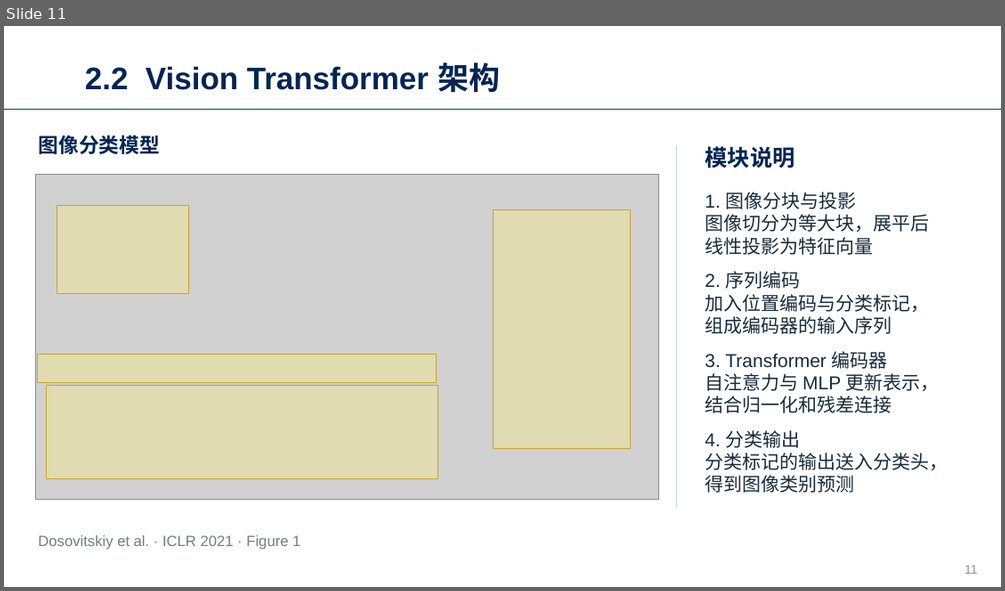
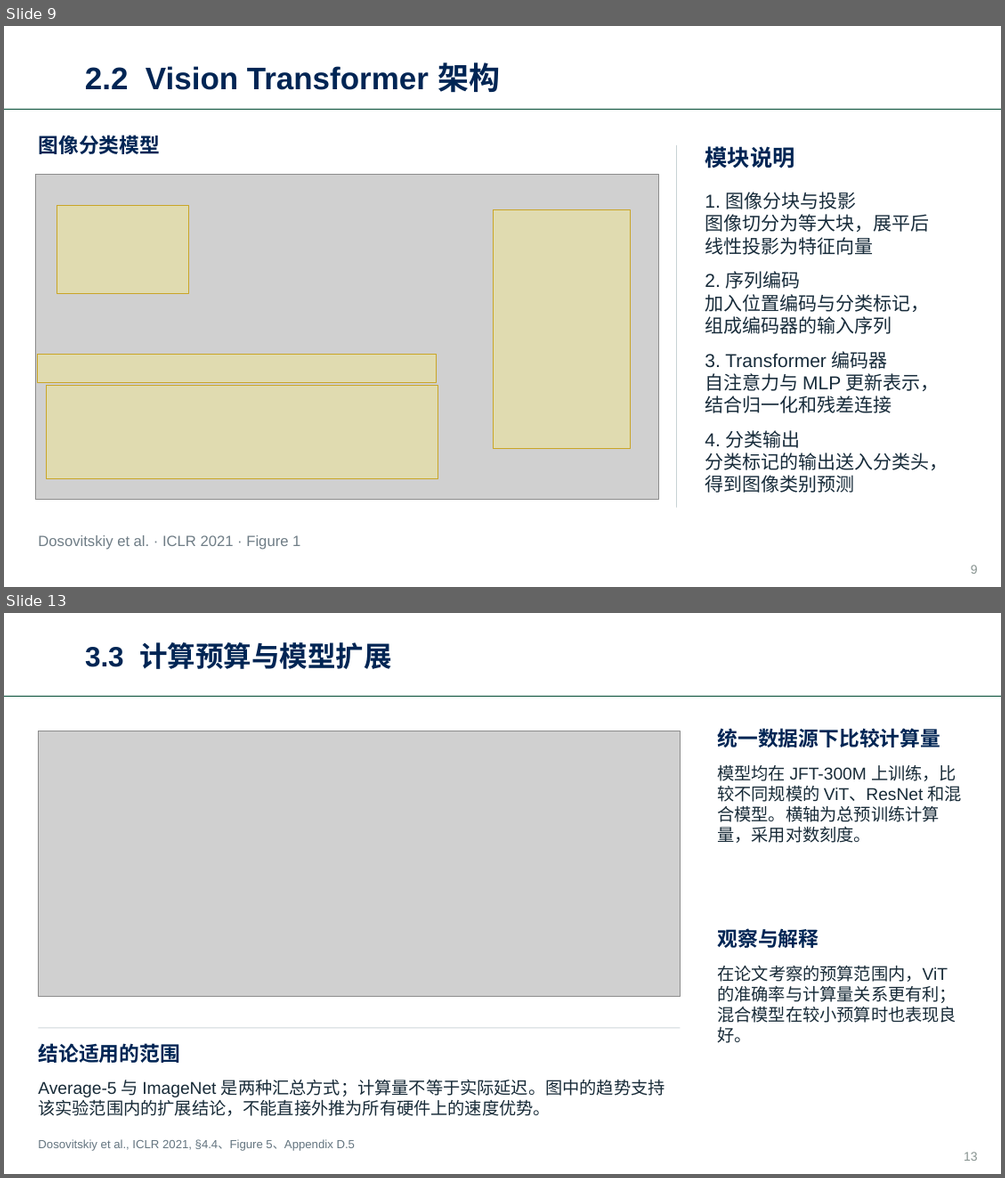
Before and after one commit to haodijia/whu-ppt-skill, a slide deck: assets/whu-template.pptx. Shown one above the other, each under a label of ours: slide 11 before the commit, slides 9 and 13 after it; the slides between them are not shown. The pictures are 1005x591 and 1005x1178 pixels, drawn with LibreOffice and Linux fonts; fonts in the diff are those of the drawing; grey boxes stand for pictures; background and template pictures are left out. Boxes give left, top, right and bottom in pixels: in the first picture for what was removed or moved away, otherwise in the second. Text is boxed around its words. In the diff, an @@ line names an element or a change of style, - is before the commit and + after.

```diff
--- a/assets/whu-template.pptx
+++ b/assets/whu-template.pptx
@@ slide 13 added at box(4, 613, 1001, 1174), background #FFFFFF; not listed: 1 template element that a slide beside it also shows @@
@@ text added at box(85, 642, 392, 669), 27 pt, text #002554, bold @@
+3.3 计算预算与模型扩展
@@ picture added at box(39, 730, 680, 996) @@
@@ text added at box(717, 728, 940, 747), 19.5 pt, text #002554, bold @@
+统一数据源下比较计算量
@@ text added at box(717, 765, 962, 843), 16.5 pt, text #182B38 @@
+模型均在 JFT-300M 上训练，比较不同规模的 ViT、ResNet 和混合模型。横轴为总预训练计算量，采用对数刻度。
@@ text added at box(717, 928, 818, 948), 19.5 pt, text #002554, bold @@
+观察与解释
@@ text added at box(717, 965, 956, 1043), 16.5 pt, text #182B38 @@
+在论文考察的预算范围内，ViT 的准确率与计算量关系更有利；混合模型在较小预算时也表现良好。
@@ rectangle added at box(39, 1027, 680, 1028), fill #CED7DB @@
@@ text added at box(38, 1043, 180, 1062), 19.5 pt, text #002554, bold @@
+结论适用的范围
@@ text added at box(38, 1079, 665, 1116), 16.5 pt, text #182B38 @@
+Average-5 与 ImageNet 是两种汇总方式；计算量不等于实际延迟。图中的趋势支持该实验范围内的扩展结论，不能直接外推为所有硬件上的速度优势。
@@ text added at box(38, 1139, 356, 1151), 11.2 pt, text #647580 @@
+Dosovitskiy et al., ICLR 2021, §4.4、Figure 5、Appendix D.5
@@ page number added at box(963, 1151, 978, 1160), 12 pt, text #879390 @@
+13
@@ what was slide 11 is now slide 9 @@
@@ page number at box(971, 564, 978, 573): text changed @@
-11
+9
```
Also in this commit, not shown: 12 other slides added, 15 slides removed, 34 other files.
